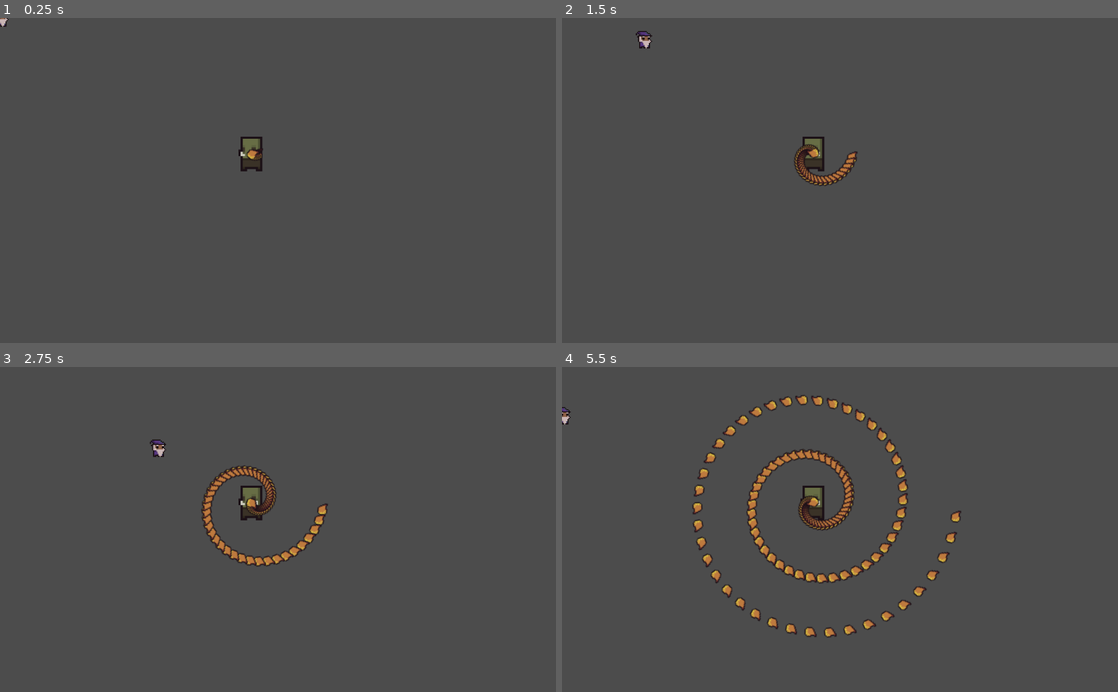
Above: before the commit, frames 1-4 (two rows, left to right).
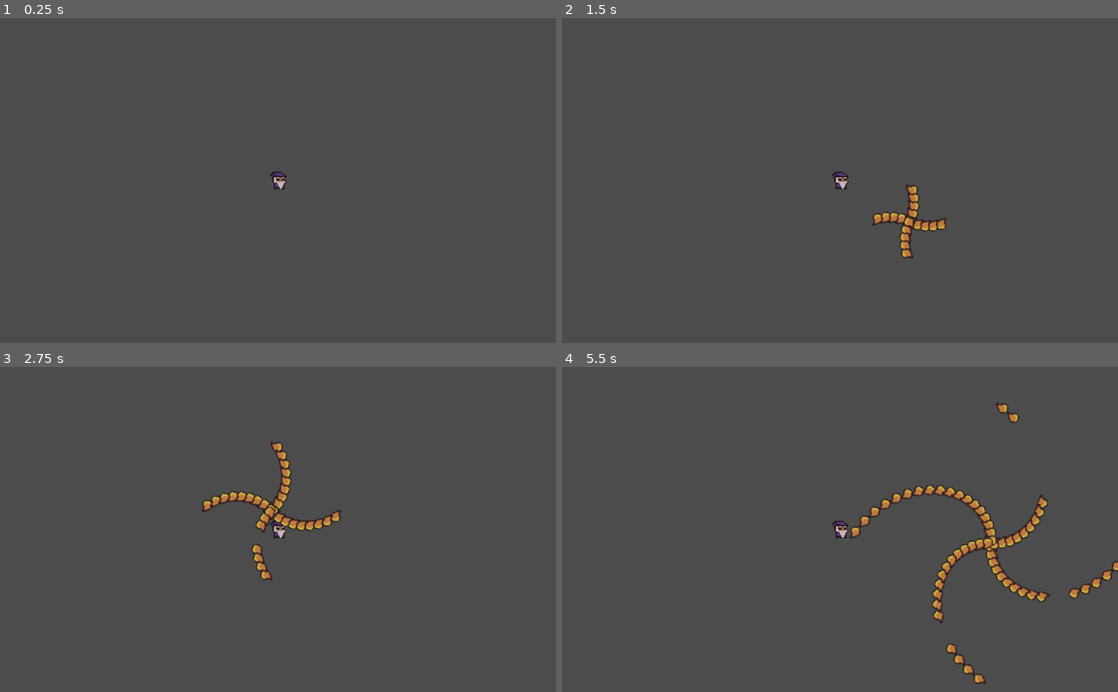
Above: after the commit, the same moments.

Repository: stiem0/bullethell
Game: Godot game, scene res://scene/game.tscn
Two runs of this game, one before a commit and one after it. Both use one fixed random seed, a clock stepped at 60 frames per second and the inputs below.
Inputs:
- Up to frame 1 (0.25 s): no input
- Up to frame 2 (1.5 s): hold D (right) 0.53-1.28 s; hold S (down) from 1.28 s (still down)
- Up to frame 3 (2.75 s): release S (down) at 2.03 s; hold D (right) from 2.03 s (still down)
- Up to frame 4 (5.5 s): release D (right) at 2.78 s; hold Up (up) 2.78-3.53 s; hold Q (left) 3.53-5.03 s; hold S (down) from 5.03 s (still down)

The runs differ from the first frame. In frame 1, 0.5% of the frame differs, in the area x 0-52%, y 0-53%; in frame 2, 1.8%; in frame 3, 3.2%; in frame 4, 7.6%, in the area x 0-100%, y 8-98%.

Commit message:
Add files via upload

Diff:
--- a/help/code/bullet.gd
+++ b/help/code/bullet.gd
@@ -15,7 +15,7 @@
 	self.position+= Vector2(0.8,0).rotated(rotation)
 	if ($RayCast2D.is_colliding()):
 		print("true")
-	if run > 1000 or ($RayCast2D.is_colliding()) :
+	if run > 500 or ($RayCast2D.is_colliding()) :
 		 self.queue_free()
-	else :
-		run +=1
+
+	run +=1
--- a/help/code/player_move.gd
+++ b/help/code/player_move.gd
@@ -16,6 +16,6 @@
 		velocity.y -= 1
 	velocity = velocity.normalized() * speed
 
-func _physics_process(delta):
+func _process(delta):
 	get_input()
 	velocity = move_and_slide(velocity)
--- /dev/null
+++ b/help/code/turning.gd
@@ -0,0 +1,47 @@
+extends Node2D
+
+
+# Declare member variables here. Examples:
+# var a = 2
+# var b = "text"
+var bullet_scene = load ("res://scene/bullet.tscn")
+var _timer = null
+
+# Called when the node enters the scene tree for the first time.
+func _ready():
+	_timer = Timer.new()
+	add_child(_timer)
+
+	_timer.connect("timeout", self, "_on_Timer_timeout")
+	_timer.set_wait_time(0.3)
+	_timer.set_one_shot(false) # Make sure it loops
+	_timer.start()
+
+
+func _on_Timer_timeout():
+	var b= bullet_scene.instance()
+	b.position = self.position
+	b.rotation = self.rotation
+
+	var b1= bullet_scene.instance()
+	b1.position = self.position
+	b1.rotation = 4.71239+self.rotation
+
+
+	var b2= bullet_scene.instance()
+	b2.position = self.position
+	b2.rotation = 3.14159+self.rotation
+
+
+	var b3= bullet_scene.instance()
+	b3.position = self.position
+	b3.rotation = 1.5708 +self.rotation
+
+
+
+	get_parent().add_child(b)
+	get_parent().add_child(b1)
+	get_parent().add_child(b2)
+	get_parent().add_child(b3)
+func _process(delta):
+	rotate(0.005)
--- a/help/scene/game.tscn
+++ b/help/scene/game.tscn
@@ -1,11 +1,11 @@
 [gd_scene load_steps=3 format=2]
 
 [ext_resource path="res://scene/world.tscn" type="PackedScene" id=1]
-[ext_resource path="res://scene/enemy.tscn" type="PackedScene" id=2]
+[ext_resource path="res://scene/sprayer.tscn" type="PackedScene" id=2]
 
 [node name="game" type="Node2D"]
 
 [node name="player" parent="." instance=ExtResource( 1 )]
 
-[node name="enemy" parent="." instance=ExtResource( 2 )]
-position = Vector2( 463.848, 250.651 )
+[node name="spray" parent="." instance=ExtResource( 2 )]
+position = Vector2( 278, 116 )
--- /dev/null
+++ b/help/scene/sprayer.tscn
@@ -0,0 +1,8 @@
+[gd_scene load_steps=2 format=2]
+
+[ext_resource path="res://code/turning.gd" type="Script" id=1]
+
+[node name="spray" type="Node2D"]
+
+[node name="shoot" type="Node2D" parent="."]
+script = ExtResource( 1 )
--- a/help/scene/world.tscn
+++ b/help/scene/world.tscn
@@ -21,3 +21,6 @@
 [node name="CollisionShape2D" type="CollisionShape2D" parent="KinematicBody2D"]
 position = Vector2( 1.81607, 2.65323 )
 shape = SubResource( 1 )
+
+[node name="Camera2D" type="Camera2D" parent="KinematicBody2D"]
+current = true
